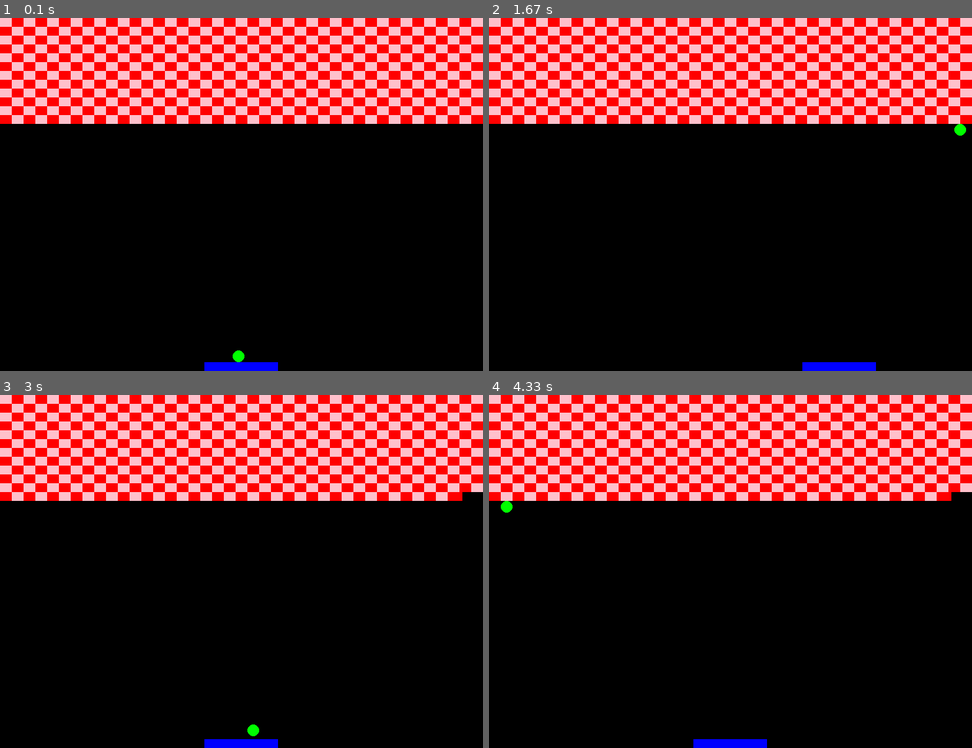
Above: before the commit, frames 1-4 (two rows, left to right).
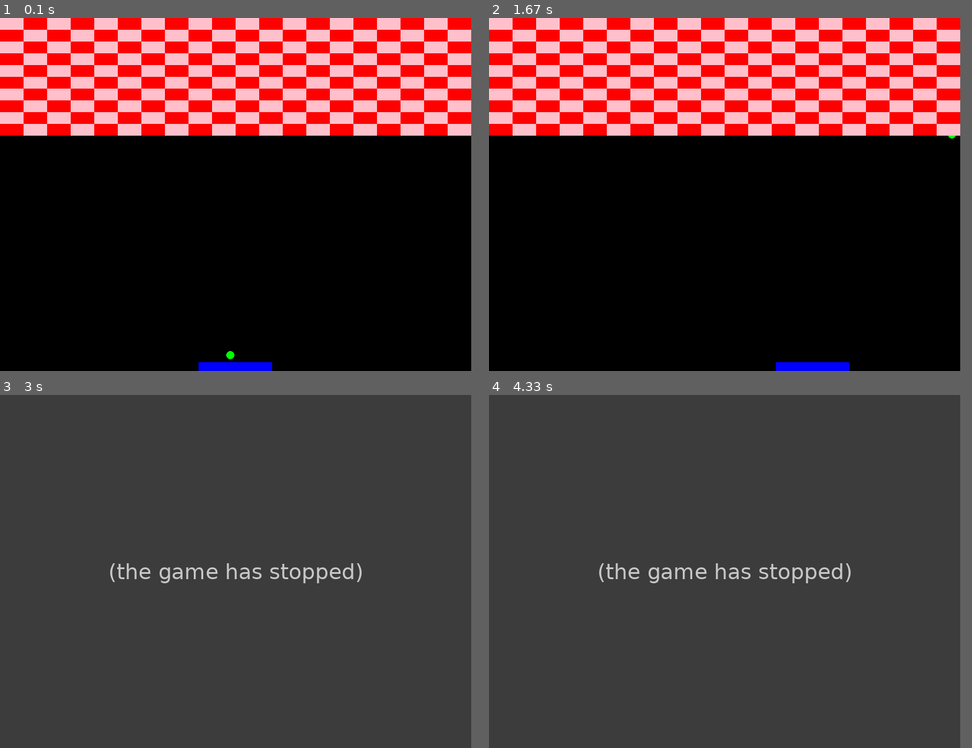
Above: after the commit, the same moments.

Repository: xerone9/learning_pygame
Game: pygame game, started from blast_thru.py
Same seed, same stepped clock (60 frames per second), same inputs: the game is played once before the commit and once after it.
Inputs:
- Up to frame 1 (0.1 s): no input
- Up to frame 2 (1.67 s): hold Right 0.33-0.8 s; hold Right 0.83-1.3 s; hold Left from 1.33 s (still down)
- Up to frame 3 (3 s): release Left at 1.87 s; hold Left 1.9-2.3 s
- Up to frame 4 (4.33 s): no input
In our replay, the window is 820x600 before the commit and 800x600 after it. These sizes can differ from the game's own. Grey fills any space a smaller window leaves; there, only what the larger window draws over its background counts as a difference.

The runs differ from the first frame. In frame 1, 19% of the frame differs, in the area x 0-100%, y 0-100%; in frame 2, 19%; in frame 3, 98%; in frame 4, 98%.
After the commit the program exited at 2.95 s; later frames show no game.

Commit message:
Blast Thru improved stability

Diff:
--- a/blast_thru.py
+++ b/blast_thru.py
@@ -11,34 +11,36 @@
 pygame.display.set_caption("Snake Game")
 
 # Define constants
-WIDTH = 820
+WIDTH = 800
 HEIGHT = 600
 BG_COLOR = (0, 0, 0)
 
 PLAYER_WIDTH = 125
 PLAYER_HEIGHT = 15
 PLAYER_COLOR = "blue"
-PLAYER_VEL = 5
+PLAYER_VEL = 10
 
-BALL_RADIUS = 10
+ONE_LINE_CONTAIN_BRICKS = 20
+NO_OF_LINES = 10
+BRICK_WIDTH = WIDTH / ONE_LINE_CONTAIN_BRICKS
+BRICK_HEIGHT = HEIGHT / 30
+BRICK_COLOR = ["red", "pink"]
+
+BALL_RADIUS = PLAYER_HEIGHT / 2
 BALL_COLOR = "green"
 BALL_VEL_X = 5
 BALL_VEL_Y = 5
-
-BRICK_WIDTH = 25
-BRICK_HEIGHT = 15
-BRICK_COLOR = "red"
 
 screen = pygame.display.set_mode((WIDTH, HEIGHT))
 
 def create_ball():
     x = WIDTH/2 - BALL_RADIUS/2
     y = HEIGHT - PLAYER_HEIGHT
-    circle = pygame.Rect(x - BALL_RADIUS, y - BALL_RADIUS * 2, BALL_RADIUS * 2, BALL_RADIUS * 2), BALL_VEL_X, BALL_VEL_Y
+    circle = pygame.Rect(x - BALL_RADIUS, y - BALL_RADIUS*2, BALL_RADIUS, BALL_RADIUS), BALL_VEL_X, BALL_VEL_Y
     return circle
 
 
-def draw(player, ball, start, bricks, color_sequence_of_bricks):
+def draw(player, ball, start, bricks):
     screen.fill(BG_COLOR)
 
     for i, (circle, vx, vy) in enumerate(ball):
@@ -65,19 +67,24 @@
     for circle, _, _ in ball:
         pygame.draw.circle(screen, BALL_COLOR, circle.center, BALL_RADIUS)
 
-    count = 1
+    count = 0
     for brick in bricks:
-        if count % 2 == 0:
-            pygame.draw.rect(screen, BRICK_COLOR, brick)
-        else:
-            pygame.draw.rect(screen, "pink", brick)
+        if count % ONE_LINE_CONTAIN_BRICKS == 0:
+            BRICK_COLOR.reverse()
+        if brick != "broken":
+            if count % 2 == 0:
+                pygame.draw.rect(screen, BRICK_COLOR[0], brick)
+            else:
+                pygame.draw.rect(screen, BRICK_COLOR[1], brick)
         count += 1
 
     for i in bricks:
-        for j, (circle, vx, vy) in enumerate(ball):
-            if circle.colliderect(i):
-                vy = -vy
-                ball[j] = (circle, vx, vy)
+        if i != "broken":
+            for j, (circle, vx, vy) in enumerate(ball):
+                if j != "broken":
+                    if circle.colliderect(i):
+                        vy = -vy
+                        ball[j] = (circle, vx, vy)
 
     pygame.draw.rect(screen, PLAYER_COLOR, player)
 
@@ -91,25 +98,18 @@
     ball = [create_ball()]
 
     bricks = []
-    color_sequence_of_bricks = []
 
     x = 0
     y = 0
     count = 1
-    for i in range(1,493):
+    for i in range(1, (ONE_LINE_CONTAIN_BRICKS * NO_OF_LINES) + 1):
         if x >= WIDTH:
             y += BRICK_HEIGHT
             x = 0
         brick = pygame.Rect(x, y, BRICK_WIDTH, BRICK_HEIGHT)
-        x += 20
+        x += BRICK_WIDTH
         bricks.append(brick)
-        if count % 2 == 0:
-            color_sequence_of_bricks.append("pink")
-        else:
-            color_sequence_of_bricks.append("red")
         count += 1
-
-    color_sequence_of_bricks = bricks.copy()
 
     running = True
     start = False
@@ -124,7 +124,7 @@
         if keys[pygame.K_LEFT] and player.x >= 0:
             start = True
             player.x -= PLAYER_VEL
-        if keys[pygame.K_RIGHT] and player.x + PLAYER_VEL + player.width <= WIDTH:
+        if keys[pygame.K_RIGHT] and player.x + player.width <= WIDTH:
             start = True
             player.x += PLAYER_VEL
 
@@ -132,14 +132,16 @@
             if circle.y + PLAYER_HEIGHT >= HEIGHT:
                 running = False
 
-        for i in bricks:
-            for j, (circle, vx, vy) in enumerate(ball):
-                if circle.colliderect(i):
-                    bricks.remove(i)
+        for index, i in enumerate(bricks):
+            if i != "broken":
+                for j, (circle, vx, vy) in enumerate(ball):
+                    if circle.colliderect(i):
+                        bricks[index] = "broken"
+
 
 
         clock.tick(60)
-        draw(player, ball, start, bricks, color_sequence_of_bricks)
+        draw(player, ball, start, bricks)
 
 
 if __name__ == "__main__":
